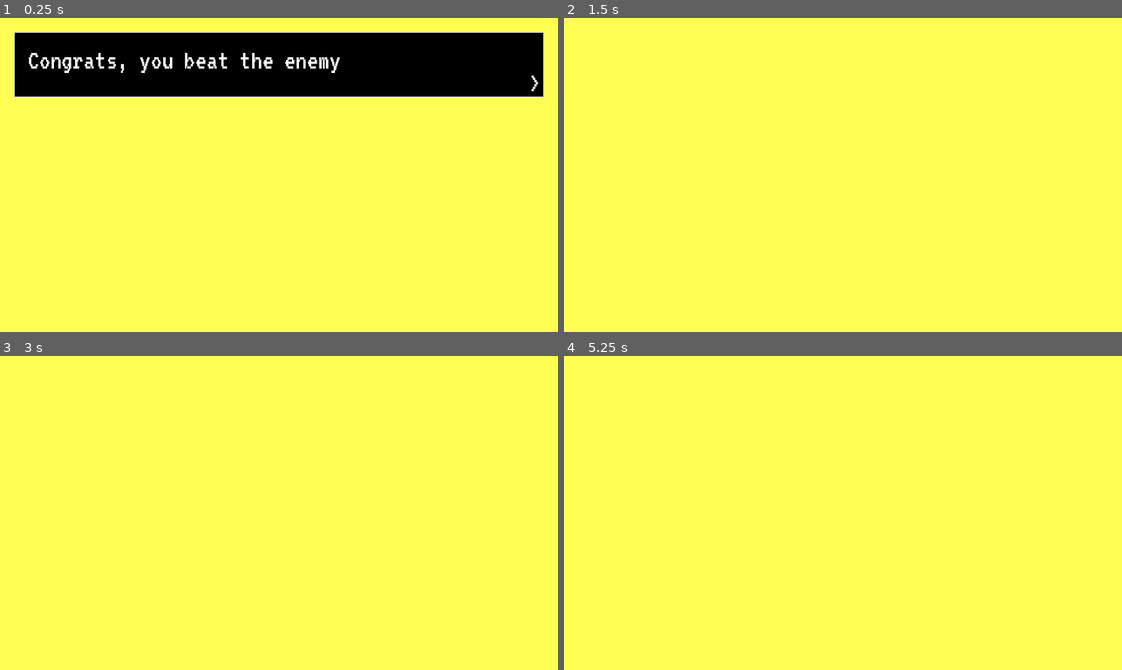
Above: before the commit, frames 1-4 (two rows, left to right).
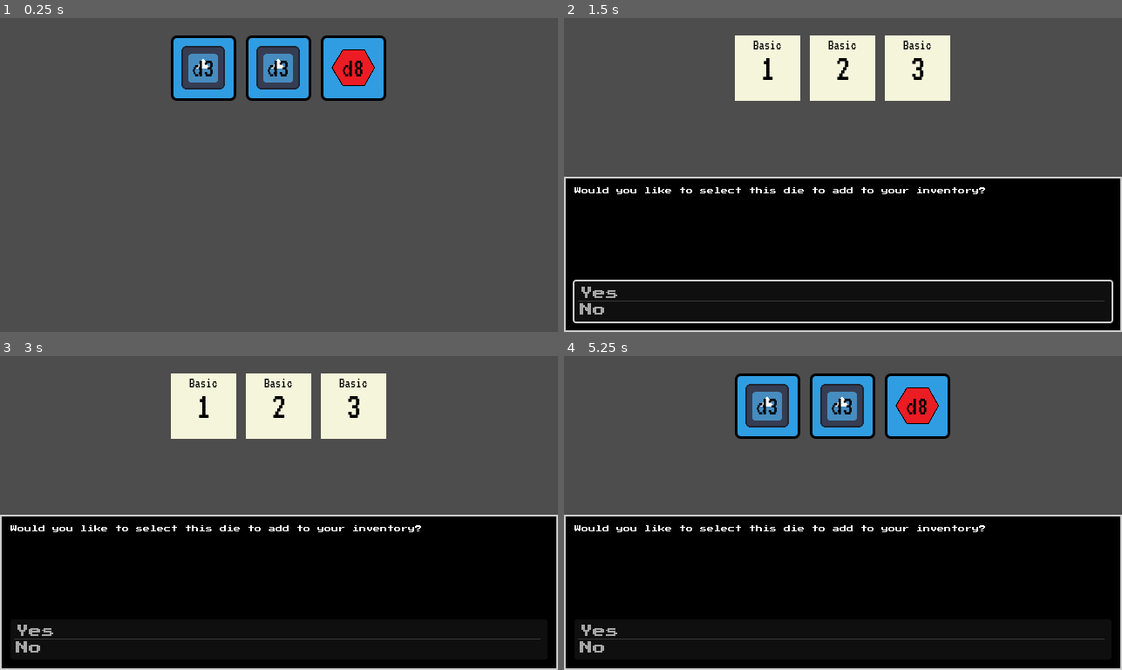
Above: after the commit, the same moments.

Repository: SadBonana/INTD450-Dice_Game
Game: Godot game, scene res://battle/battle_item_drop.tscn
The game is run twice, just before and just after one commit, with the same random seed, the same clock (stepped at 60 frames per second) and the same inputs. This scene is started directly instead of the project's main scene. The engine's default icon, where the game draws it, is replaced by a stand-in: a white triangle on a blue panel in a dark square.
Inputs (mouse positions are in pixels of both pictures, inside the frame that each line leads up to):
- Up to frame 1 (0.25 s): no input
- Up to frame 2 (1.5 s): click (764, 68) at 0.5 s, where only the run after the commit has a clickable "d3"; tap Enter (ui_accept) at 1.25 s; move the mouse to (965, 159) at 1.27 s; click (965, 159) at 1.35 s
- Up to frame 3 (3 s): tap Enter (ui_accept) at 1.52, 1.82, 2.75 s; tap I (i) at 1.55 s; click (279, 406) at 2 s, where only the run after the commit has a clickable "d3"; drag from (167, 528) to (251, 575) at 2.77 s
- Up to frame 4 (5.25 s): tap Enter (ui_accept) at 3.5, 5 s; move the mouse to (898, 443) at 3.52 s; hold Enter (ui_accept) 3.53-4.25 s; click (898, 443) at 3.8 s; drag from (815, 575) to (675, 465) at 4.27 s; move the mouse to (1010, 560) at 5.02 s; hold Enter (ui_accept) from 5.03 s (still down); tap I (i) at 5.1 s; click (1010, 560) at 5.17 s

The runs differ from the first frame. In frame 1, 99% of the frame differs, in the area x 0-100%, y 0-100%; in frame 2, 100%; in frame 3, 100%; in frame 4, 100%.

Commit message:
updated battle drop scene

Diff:
--- a/battle/battle_item_drop.gd
+++ b/battle/battle_item_drop.gd
@@ -1,44 +1,67 @@
 extends Control
 
 @export var loot_table: LootTable
-
 @export_file("*.tscn") var map_path
 
-# Textbox
-@export var textbox: Panel
-@export var textboxLabel: Label
-signal textbox_closed
+@onready var textbox_controller := $"VBoxContainer/HBoxContainer2/Textbox Controller"
+@onready var inventory := $VBoxContainer/HBoxContainer/dice_bag
 
-var item_dict = {"D4": 50, "D6": 25, "D8": 15, "D10": 7, "D20": 3}
+var item_dict = {"D3": 40, "D4": 30, "D6": 20, "D8": 10}
+var selected_die
+var dropped_die_array: Array[Die] = []
+
+
+func get_drop_array():
+	return dropped_die_array
+
+
+func _on_dialogue_transitiond(from_beat: DialogueBeat, destination_beat: String, from_choice: int):
+	match from_beat.unique_name:
+		"confirm":
+			if from_choice == 0:
+				print("player said yes")
+				PlayerData.dice_bag.append(selected_die)
+				# Change to map once done
+				get_tree().change_scene_to_file(map_path)
+			else:
+				print("player said no")
+				#choices_container.visible = false
+
+				#Close preview
+				inventory.is_side_view_open = false
+				inventory.show_dice()
+
+
+func select_die(frame):
+	selected_die = frame
+
+	# Open upgrade preview
+	inventory.show_sides(frame)
+
+	# Display prompt
+	#choices_container.visible = true
+	await textbox_controller.quick_beat("confirm", [], _on_dialogue_transitiond)
+
 
 # Called when the node enters the scene tree for the first time.
 func _ready():
-	#pass
-	display_text("Congrats, you beat the enemy")
-	await textbox_closed
+	for i in range(3):
+		var dropped_die = item_generation()
+		dropped_die_array.append(dropped_die)
+		print("stored die")
 
-	var item_drop = item_generation()
+	inventory.display_bag = dropped_die_array
+	inventory.in_battle_drop_scene = true
+	inventory.frame_clicked.connect(select_die)
 
-	display_text("Congrats, you just received a D%s" % item_drop.get_slice("D", 1))
-	await textbox_closed
-
-	# Change to map once done
-	get_tree().change_scene_to_file(map_path)
-
-func _input(event):
-	if (Input.is_action_just_pressed("ui_accept") or Input.is_mouse_button_pressed(MOUSE_BUTTON_LEFT)) and $Textbox.visible:
-		textbox.hide()
-		emit_signal("textbox_closed")
-
-func display_text(text):
-	textbox.show()
-	textboxLabel.text = text
 
 func item_generation():
-	var new_item_rarity
+	'''var new_item_rarity
 	var item_rarities = item_dict.keys()
 	randomize()
 	var rarity_roll = randi() % 100 + 1
+	print("Probability is:", rarity_roll)
+	var drop
 
 	for item in item_rarities:
 		if rarity_roll <= item_dict[item]:
@@ -47,37 +70,23 @@
 		else:
 			rarity_roll -= item_dict[item]
 
+	if rarity_roll >= 0 and rarity_roll <= 40:
+		drop = loot_table.basic_loot[0]
+	if rarity_roll > 40 and rarity_roll <= 70:
+		drop = loot_table.basic_loot[1]
+	if rarity_roll > 70 and rarity_roll <= 90:
+		drop = loot_table.basic_loot[2]
+	if rarity_roll > 90 and rarity_roll <= 100:
+		drop = loot_table.basic_loot[3]'''
+
 	#var drop = Die.new( int(new_item_rarity.get_slice("D", 1)) )
 	# FIXME: Die.new() doesnt and won't ever work. now we have LootTable,
 	# but the rest of this code hasn't been adapted to use it, so this is
 	# currently a very half assed fix:
 	var drop = loot_table.pick_loot()
+	print("The dropped die has:", drop.num_sides)
+
 	PlayerData.dice_bag.append(drop)
-	print("Drop is D%s" % new_item_rarity.get_slice("D", 1))
+	#print("Drop is D%s" % new_item_rarity.get_slice("D", 1))
 
-	'''if new_item_rarity == "D4":
-		var drop = Die.new(4)
-		PlayerData.dice_bag.append(drop)
-		print("Drop is D%d" % 4)
-
-	if new_item_rarity == "D6":
-		var drop = Die.new(6)
-		PlayerData.dice_bag.append(drop)
-		print("Drop is D%d" % 6)
-
-	if new_item_rarity == "D8":
-		var drop = Die.new(8)
-		PlayerData.dice_bag.append(drop)
-		print("Drop is D%d" % 8)
-
-	if new_item_rarity == "D10":
-		var drop = Die.new(10)
-		PlayerData.dice_bag.append(drop)
-		print("Drop is D%d" % 10)
-
-	if new_item_rarity == "D20":
-		var drop = Die.new(20)
-		PlayerData.dice_bag.append(drop)
-		print("Drop is D%d" % 20)'''
-
-	return new_item_rarity
+	return drop
--- a/battle/battle_item_drop.tscn
+++ b/battle/battle_item_drop.tscn
@@ -1,17 +1,25 @@
-[gd_scene load_steps=5 format=3 uid="uid://cglfsj48akwp2"]
+[gd_scene load_steps=9 format=3 uid="uid://cglfsj48akwp2"]
 
 [ext_resource type="Script" path="res://Battle/battle_item_drop.gd" id="1_e8830"]
-[ext_resource type="Resource" uid="uid://cugg8w1sdc2xl" path="res://die_resources/die_side_resources/d8_to_d20_basic_loot.tres" id="2_mgoud"]
-[ext_resource type="FontFile" uid="uid://cft6pa3adwlda" path="res://fonts/VT323/VT323-Regular.ttf" id="2_n2dhy"]
+[ext_resource type="Resource" uid="uid://cugg8w1sdc2xl" path="res://die_resources/d8_to_d20_basic_loot.tres" id="2_mgoud"]
+[ext_resource type="PackedScene" uid="uid://c80it7gqiqtxv" path="res://textbox/textbox.tscn" id="3_cd6bx"]
+[ext_resource type="PackedScene" uid="uid://dh8djh65x4wfj" path="res://modules/display_box/display_box.tscn" id="3_dly5t"]
+[ext_resource type="Script" path="res://textbox/dialogue_beat.gd" id="4_05img"]
+[ext_resource type="Script" path="res://textbox/dialogue_res.gd" id="5_bdc6d"]
 
-[sub_resource type="StyleBoxFlat" id="StyleBoxFlat_xubwb"]
-bg_color = Color(0, 0, 0, 1)
-border_width_left = 1
-border_width_top = 1
-border_width_right = 1
-border_width_bottom = 1
+[sub_resource type="Resource" id="Resource_ps3eq"]
+script = ExtResource("4_05img")
+unique_name = "confirm"
+text = "Would you like to select this die to add to your inventory?"
+jumps = Array[String]([])
+choices = Array[String](["Yes", "No"])
+end_conversation = true
 
-[node name="battle_item_drop" type="Control" node_paths=PackedStringArray("textbox", "textboxLabel")]
+[sub_resource type="Resource" id="Resource_umkng"]
+script = ExtResource("5_bdc6d")
+beats = Array[ExtResource("4_05img")]([SubResource("Resource_ps3eq")])
+
+[node name="battle_item_drop" type="Control"]
 layout_mode = 3
 anchors_preset = 15
 anchor_right = 1.0
@@ -21,55 +29,39 @@
 script = ExtResource("1_e8830")
 loot_table = ExtResource("2_mgoud")
 map_path = "res://map/map.tscn"
-textbox = NodePath("Textbox")
-textboxLabel = NodePath("Textbox/Label")
 
-[node name="ColorRect" type="ColorRect" parent="."]
+[node name="VBoxContainer" type="VBoxContainer" parent="."]
 layout_mode = 1
 anchors_preset = 15
 anchor_right = 1.0
 anchor_bottom = 1.0
 grow_horizontal = 2
 grow_vertical = 2
-color = Color(1, 1, 0.329412, 1)
 
-[node name="Textbox" type="Panel" parent="."]
+[node name="HBoxContainer" type="HBoxContainer" parent="VBoxContainer"]
+layout_mode = 2
+size_flags_vertical = 3
+
+[node name="dice_bag" parent="VBoxContainer/HBoxContainer" instance=ExtResource("3_dly5t")]
 visible = false
-layout_mode = 1
-anchors_preset = -1
-anchor_right = 1.0
-offset_left = 16.0
-offset_top = 16.0
-offset_right = -16.0
-offset_bottom = 91.0
-grow_horizontal = 2
-theme_override_styles/panel = SubResource("StyleBoxFlat_xubwb")
+layout_mode = 2
+size_flags_horizontal = 3
+size_flags_stretch_ratio = 2.0
 
-[node name="Label" type="Label" parent="Textbox"]
+[node name="TextureRect" parent="VBoxContainer/HBoxContainer/dice_bag" index="0"]
+visible = false
+
+[node name="HBoxContainer2" type="HBoxContainer" parent="VBoxContainer"]
 layout_mode = 2
-anchor_right = 1.0
-anchor_bottom = 1.0
-offset_left = 16.0
-offset_top = 16.0
-offset_right = 232.0
-offset_bottom = 8.0
-grow_horizontal = 2
-grow_vertical = 2
-theme_override_fonts/font = ExtResource("2_n2dhy")
-theme_override_font_sizes/font_size = 32
-text = "A GODOT LOGO Appears"
+size_flags_vertical = 3
 
-[node name="Ticker" type="Label" parent="Textbox"]
+[node name="Textbox Controller" parent="VBoxContainer/HBoxContainer2" instance=ExtResource("3_cd6bx")]
 layout_mode = 2
-anchor_left = 1.0
-anchor_top = 1.0
-anchor_right = 1.0
-anchor_bottom = 1.0
-offset_left = -17.0
-offset_top = -32.0
-offset_right = -4.0
-grow_horizontal = 0
-grow_vertical = 0
-theme_override_fonts/font = ExtResource("2_n2dhy")
-theme_override_font_sizes/font_size = 32
-text = ">"
+size_flags_horizontal = 3
+dialogue_res = SubResource("Resource_umkng")
+
+[node name="Choices" parent="VBoxContainer/HBoxContainer2/Textbox Controller/Textbox/MarginContainer/VBoxContainer" index="1"]
+theme_override_font_sizes/font_size = 15
+
+[editable path="VBoxContainer/HBoxContainer/dice_bag"]
+[editable path="VBoxContainer/HBoxContainer2/Textbox Controller"]
--- a/campfire/proficiency_upgrade.gd
+++ b/campfire/proficiency_upgrade.gd
@@ -24,7 +24,6 @@
 				arrow_label.visible = false
 				inventory.is_side_view_open = false
 				inventory.show_dice()
-
 
 func select_die(frame):
 	die = frame
@@ -75,3 +74,4 @@
 func _ready():
 	inventory.in_upgrade_scene = true
 	inventory.frame_clicked.connect(select_die)
+	inventory.display_bag = PlayerData.dice_bag
--- a/die_resources/d8_to_d20_basic_loot.tres
+++ b/die_resources/d8_to_d20_basic_loot.tres
@@ -1,11 +1,11 @@
 [gd_resource type="Resource" script_class="LootTable" load_steps=6 format=3 uid="uid://cugg8w1sdc2xl"]
 
-[ext_resource type="Resource" uid="uid://xo41pqglhf05" path="res://die_resources/die_side_resources/basic_dice/d8_basic.tres" id="1_6gedy"]
-[ext_resource type="Resource" uid="uid://bp1fq8i5q8wil" path="res://die_resources/die_side_resources/basic_dice/d10_basic.tres" id="2_j2nsy"]
-[ext_resource type="Resource" uid="uid://dewjmh5gv8igp" path="res://die_resources/die_side_resources/basic_dice/d12_basic.tres" id="3_7ilkd"]
-[ext_resource type="Resource" uid="uid://bewbkj0wirwea" path="res://die_resources/die_side_resources/basic_dice/d20_basic.tres" id="4_md7h7"]
+[ext_resource type="Resource" uid="uid://xo41pqglhf05" path="res://die_resources/basic_dice/d8_basic.tres" id="1_6gedy"]
+[ext_resource type="Resource" uid="uid://dinkuhl73fnn" path="res://die_resources/basic_dice/d3_basic.tres" id="1_rp3pt"]
+[ext_resource type="Resource" uid="uid://dp2q4nnem8qg8" path="res://die_resources/basic_dice/d4_basic.tres" id="2_myyoa"]
+[ext_resource type="Resource" uid="uid://cd0ef5txxdjcq" path="res://die_resources/basic_dice/d6_basic.tres" id="3_7w1ae"]
 [ext_resource type="Script" path="res://die_resources/loot_table.gd" id="5_3asgw"]
 
 [resource]
 script = ExtResource("5_3asgw")
-basic_loot = Array[Resource("res://global scripts/die.gd")]([ExtResource("1_6gedy"), ExtResource("2_j2nsy"), ExtResource("3_7ilkd"), ExtResource("4_md7h7")])
+basic_loot = Array[Resource("res://global scripts/die.gd")]([ExtResource("1_rp3pt"), ExtResource("2_myyoa"), ExtResource("3_7w1ae"), ExtResource("1_6gedy")])
--- a/modules/display_box/display_box.gd
+++ b/modules/display_box/display_box.gd
@@ -5,15 +5,12 @@
 @onready var arrow_label = $MarginContainer/ScrollContainer/VBoxContainer/arrow_label
 @onready var slots_preview: HFlowContainer = $MarginContainer/ScrollContainer/VBoxContainer/HFlowContainer2
 
-
 #@onready var slots: VFlowContainer = %MarginContainer/ScrollContainer/HBoxContainer/VFlowContainer
 #@onready var arrow_label = $MarginContainer/ScrollContainer/HBoxContainer/arrow_label
 #@onready var slots_preview: VFlowContainer = $MarginContainer/ScrollContainer/HBoxContainer/VFlowContainer2
 
 
 @onready var scroll: ScrollContainer = %ScrollContainer
-
-
 
 var is_open = false
 var is_side_view_open = false
@@ -24,6 +21,8 @@
 signal frame_clicked(frame)
 
 var in_upgrade_scene = false
+var in_battle_drop_scene = false
+var display_bag
 
 ## Initializes our scene
 func _ready():
@@ -33,13 +32,14 @@
 ## Hides and unhides the Inventory using the i key
 ## Escape key returns side view to dice view or closes dice view
 func _process(delta):
-	if (in_upgrade_scene == true):
+	if (in_upgrade_scene == true or in_battle_drop_scene == true):
 		# Not sure why the if-statement is needed, but die side screen does not show without it.
 		if is_open == false:
 			open()
 			show_dice()
 
 	if(Input.is_action_just_pressed("i")):
+		display_bag = PlayerData.dice_bag
 		if is_open:
 			close()
 		else:
@@ -57,7 +57,15 @@
 func show_dice() -> void:
 	wipe()
 	var invframe
-	for die in PlayerData.dice_bag:
+
+	'''if in_battle_drop_scene == true:
+		display_bag = battle_item_drop.dropped_die_array
+	else:
+		display_bag = PlayerData.dice_bag'''
+
+
+
+	for die in display_bag:
 		invframe = scene.instantiate()
 		slots.add_child(invframe)	# Adds scene as a child to slots, the HFlowContainer in Dicebag
 		invframe.update(die)		# Adds correct die texture to the scene
